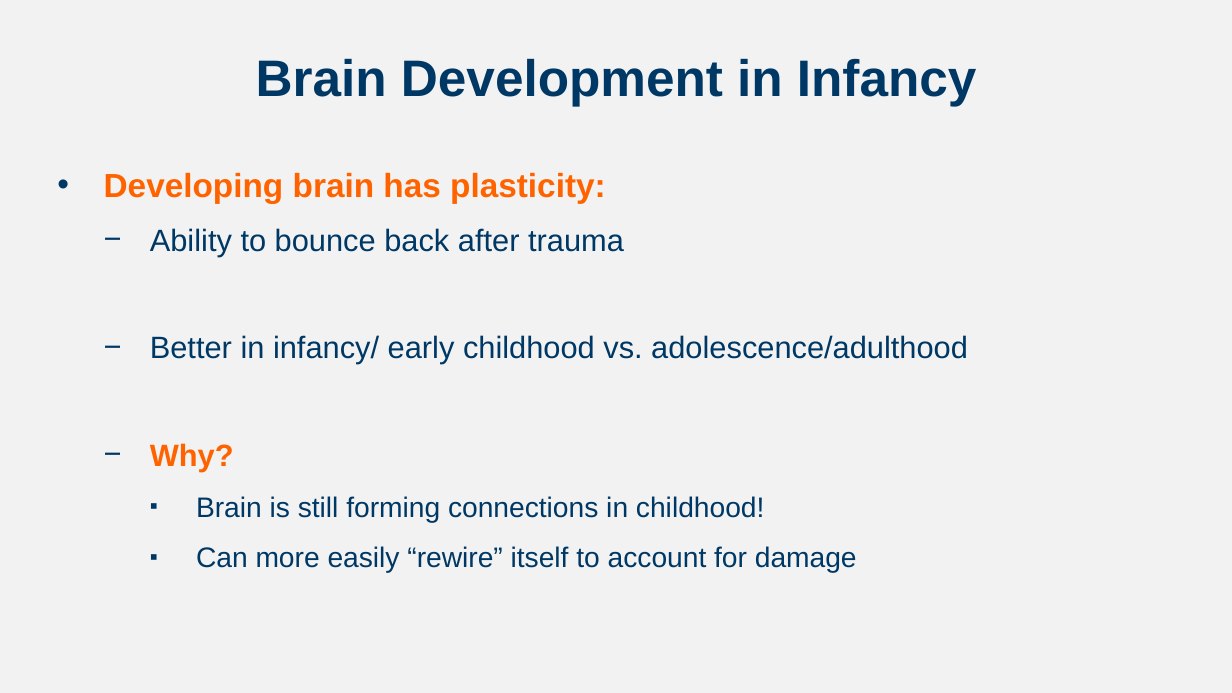
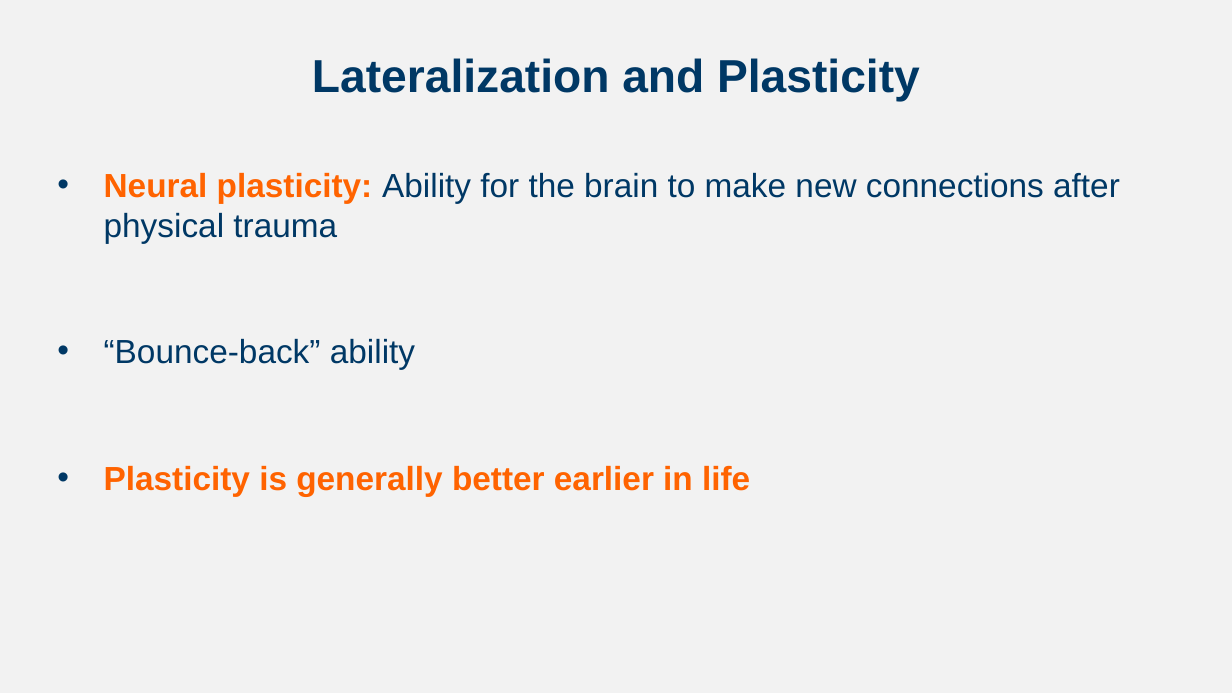
Before and after one commit to npm27/Teaching-Materials, a slide deck: slide 21 of Developmental Fall 24/Slides/Chapter 4.pptx (slide 10 before the commit). Drawn at 1232x693 pixels with LibreOffice and Linux fonts; fonts in the diff are those of the drawing. Boxes give left, top, right and bottom in pixels: in the first picture for what was removed or moved away, otherwise in the second. Text is boxed around its words. In the diff, an @@ line names an element or a change of style, - is before the commit and + after.

```diff
--- a/Developmental Fall 24/Slides/Chapter 4.pptx
+++ b/Developmental Fall 24/Slides/Chapter 4.pptx
@@ title at box(312, 58, 920, 102): text changed; size 40 to 36 pt @@
-Brain Development in Infancy
+Lateralization and Plasticity
@@ text at box(104, 172, 1120, 496): text changed; size 24 to 26 pt @@
-• Developing brain has plasticity:
-  − Ability to bounce back after trauma
-  − Better in infancy/ early childhood vs. adolescence/adulthood
-  − Why?
-    ▪ Brain is still forming connections in childhood!
-    ▪ Can more easily “rewire” itself to account for damage
+• Neural plasticity: Ability for the brain to make new connections after physical trauma
+• “Bounce-back” ability
+• Plasticity is generally better earlier in life
```
Also in this commit, not shown: 5 other slides changed, 16 slides added, 1 other file.
